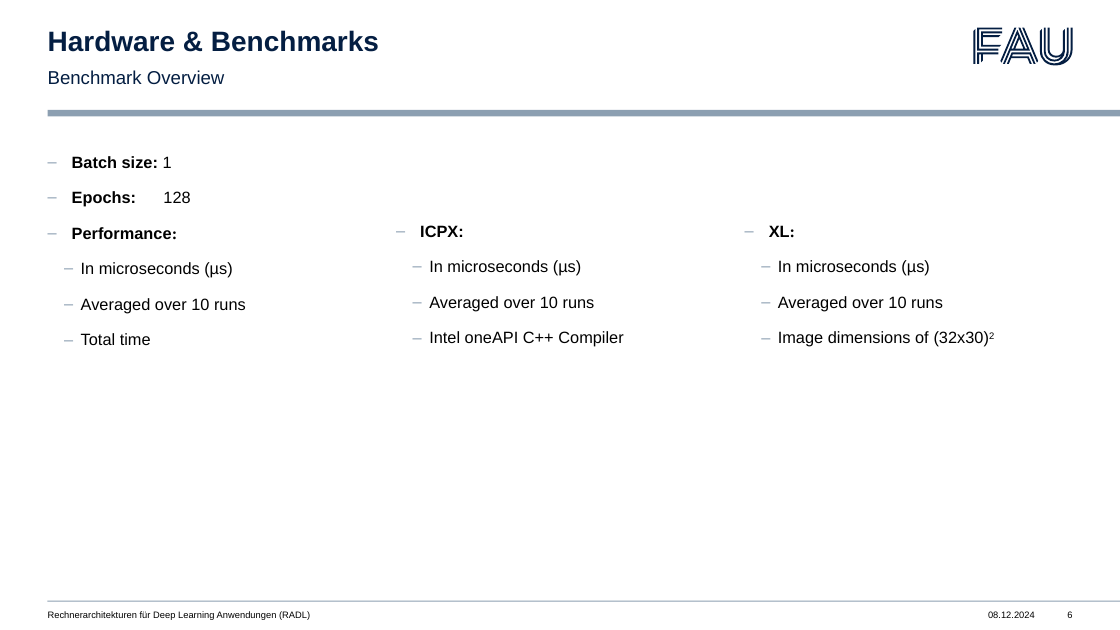
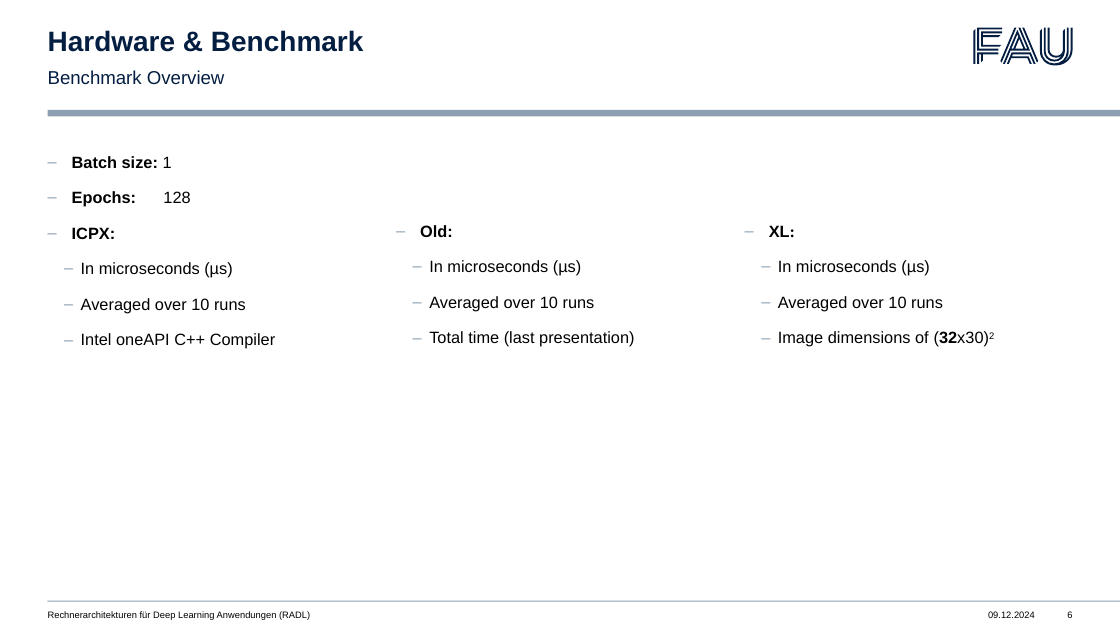
Before and after one commit to libalis/radl, a slide deck: slide 6 of Presentations/3. Presentation/3. Presentation.pptx. Drawn at 1120x630 pixels with LibreOffice and Linux fonts; fonts in the diff are those of the drawing. Boxes give left, top, right and bottom in pixels: in the first picture for what was removed or moved away, otherwise in the second. Text is boxed around its words. In the diff, an @@ line names an element or a change of style, - is before the commit and + after.

Commit message:
Finished 3. Presentation
- Added OpenMP Apple benchmark
- Finished 3. Presentation
- Finished OpenMP Graphs
- Fixed clangd
- Fixed includes
- Removed old OpenMP benchmarks
- Updated plot py

```diff
--- a/Presentations/3. Presentation/3. Presentation.pptx
+++ b/Presentations/3. Presentation/3. Presentation.pptx
@@ title at (48, 30, 363, 52): text changed @@
-Hardware & Benchmarks
+Hardware & Benchmark
@@ text at (72, 227, 116, 239): text changed @@
-– Performance:
+– ICPX:
@@ text at (420, 225, 453, 237): text changed @@
-– ICPX:
+– Old:
@@ text at (81, 333, 275, 349): text changed @@
-    – Total time
+    – Intel oneAPI C++ Compiler
@@ text at (429, 331, 634, 347): text changed @@
-    – Intel oneAPI C++ Compiler
+    – Total time (last presentation)
@@ text at (778, 331, 994, 347): bold on in "(32x30)2" @@
```
Also in this commit, not shown: 17 other slides changed, 2 slides added, 41 other files.
